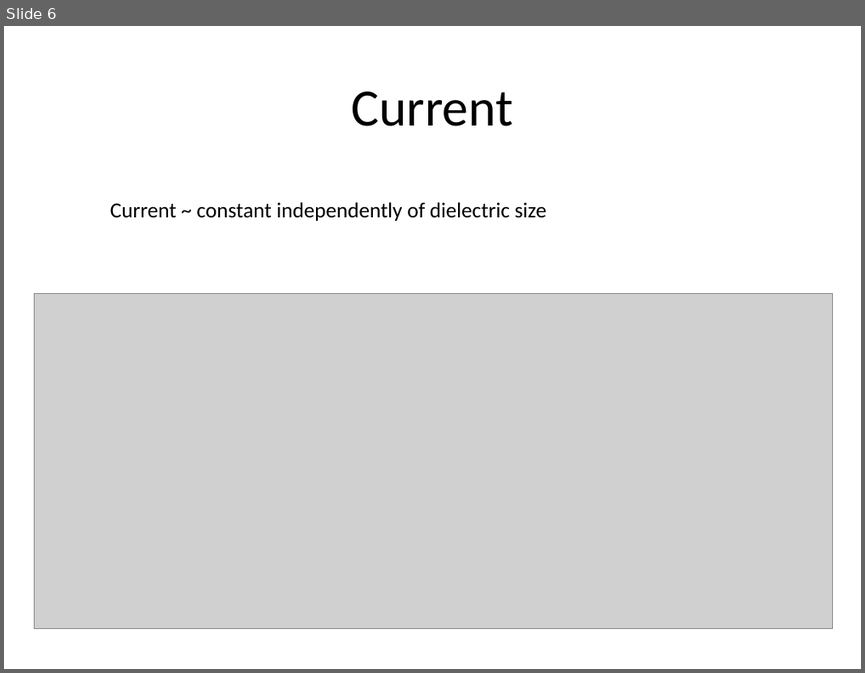
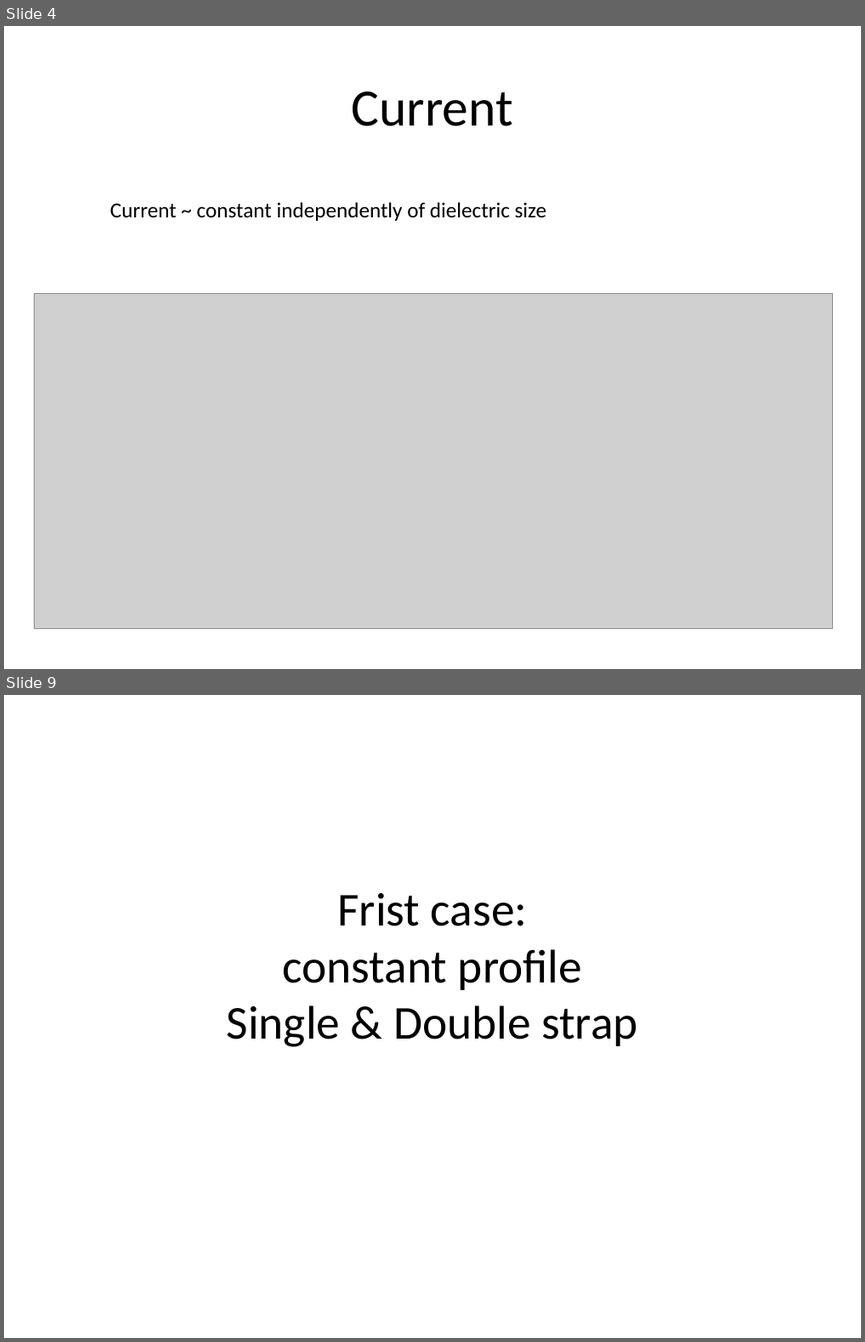
Before and after one commit to jhillairet/SOFT2018_Cold_Plasma_Modeling, a slide deck: Test Configurations/Results.pptx. Shown one above the other, each under a label of ours: slide 6 before the commit, slides 4 and 9 after it; the slides between them are not shown. The pictures are 865x673 and 865x1342 pixels, drawn with LibreOffice and Linux fonts; fonts in the diff are those of the drawing; grey boxes stand for pictures. Boxes give left, top, right and bottom in pixels: in the first picture for what was removed or moved away, otherwise in the second. Text is boxed around its words. In the diff, an @@ line names an element or a change of style, - is before the commit and + after.

```diff
--- a/Test Configurations/Results.pptx
+++ b/Test Configurations/Results.pptx
@@ slide 9 added at [4,695,861,1338], background #FFFFFF @@
@@ title added at [227,893,637,1047], 39.6 pt, text #000000 @@
+Frist case:
+constant profile
+Single & Double strap
@@ what was slide 6 is now slide 4 @@
```
Also in this commit, not shown: 11 other slides added, 14 slides removed.
